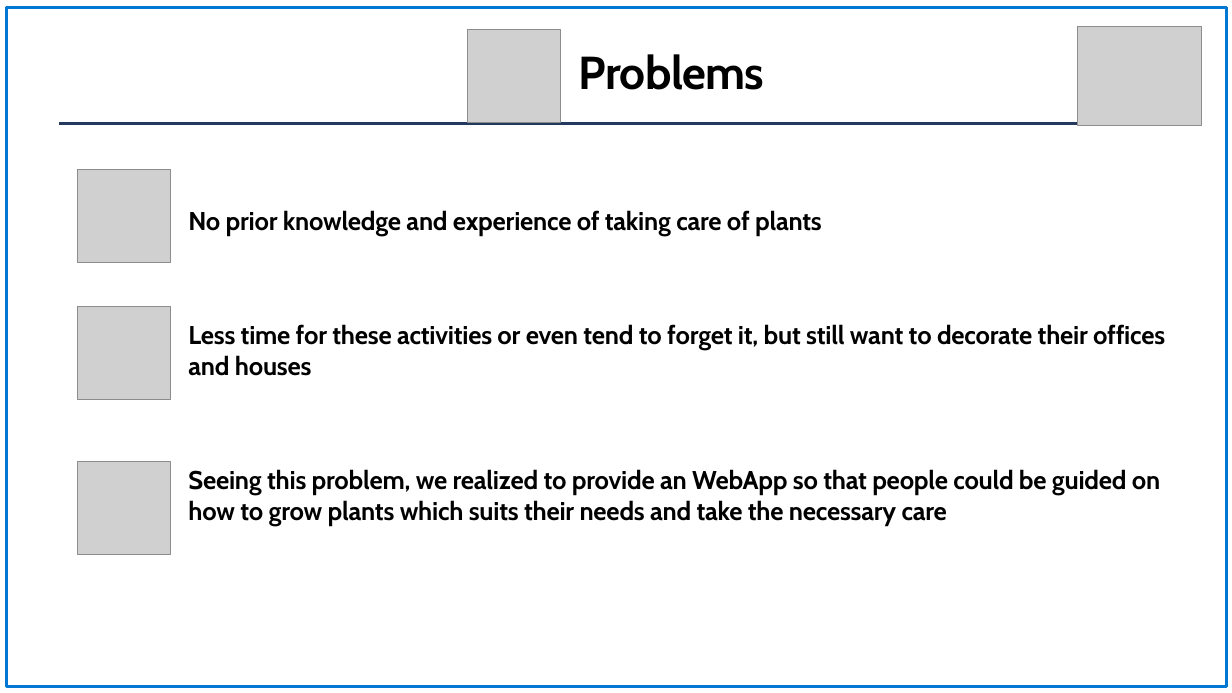
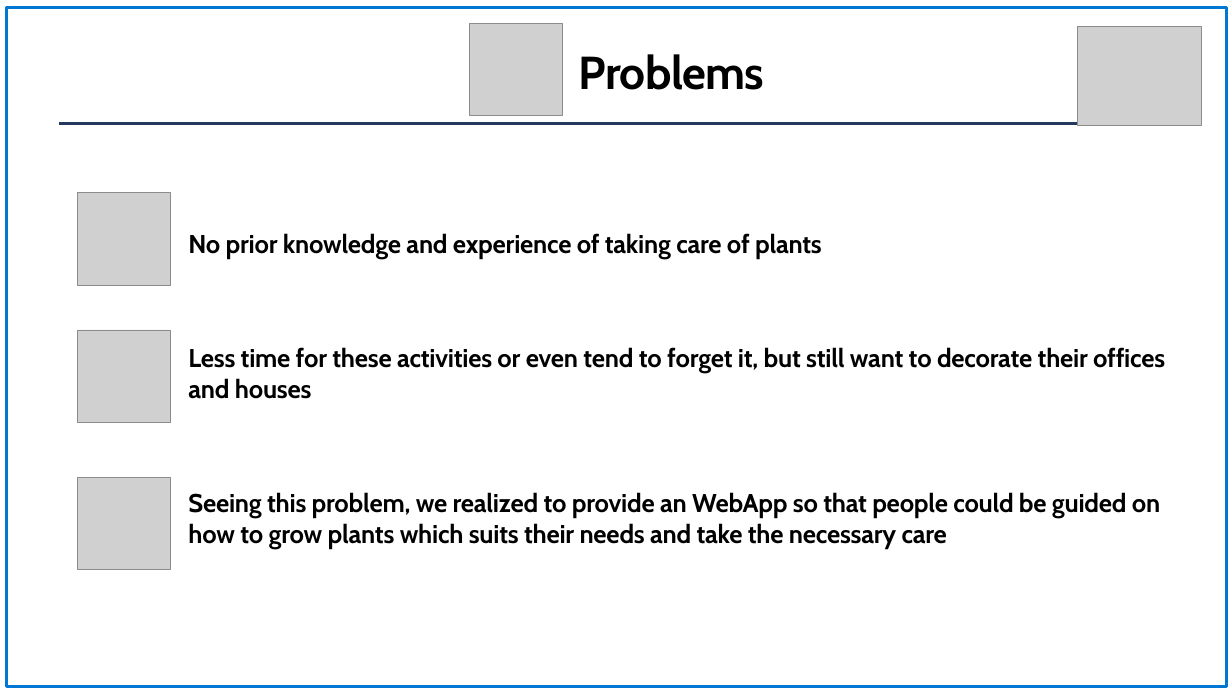
Before and after one commit to ompiepy/greentech, a slide deck: slide 2 of Demo Day Presentation.pptx. Drawn at 1232x693 pixels with LibreOffice and Linux fonts; fonts in the diff are those of the drawing; grey boxes stand for pictures; background and template pictures are left out. Boxes give left, top, right and bottom in pixels: in the first picture for what was removed or moved away, otherwise in the second. Text is boxed around its words. In the diff, an @@ line names an element or a change of style, - is before the commit and + after.

```diff
--- a/Demo Day Presentation.pptx
+++ b/Demo Day Presentation.pptx
@@ picture: place and size @@
-picture at bbox=[468, 30, 560, 122]
+picture at bbox=[470, 23, 562, 116]
@@ 2 pictures, 1 text: place and size @@
-2 pictures, 1 text at bbox=[78, 170, 1165, 526]
+2 pictures, 1 text at bbox=[78, 193, 1165, 549]
@@ picture: place and size @@
-picture at bbox=[78, 462, 170, 555]
+picture at bbox=[78, 478, 170, 570]
```
Also in this commit, not shown: 4 other slides changed, 2 slides added, 1 slide removed, 5 other files.
